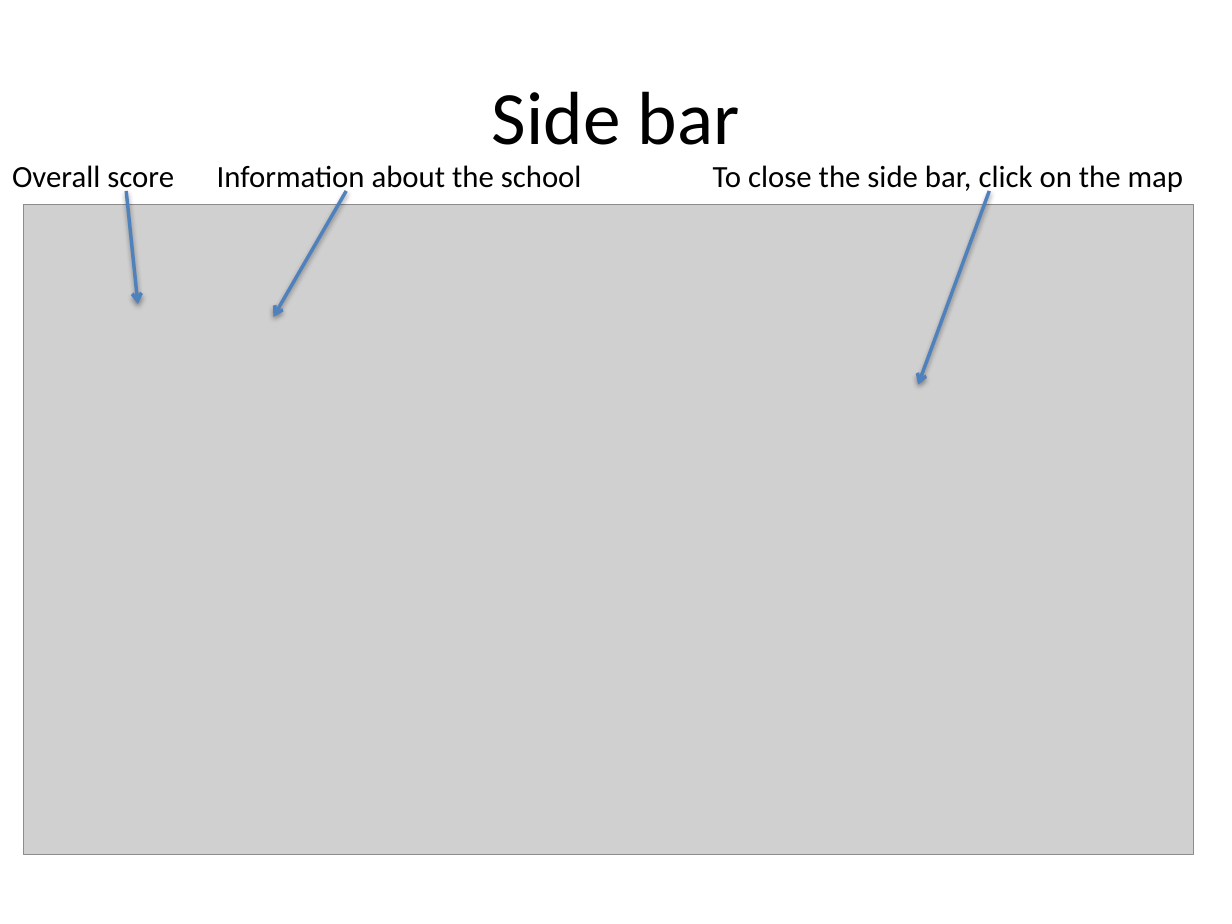
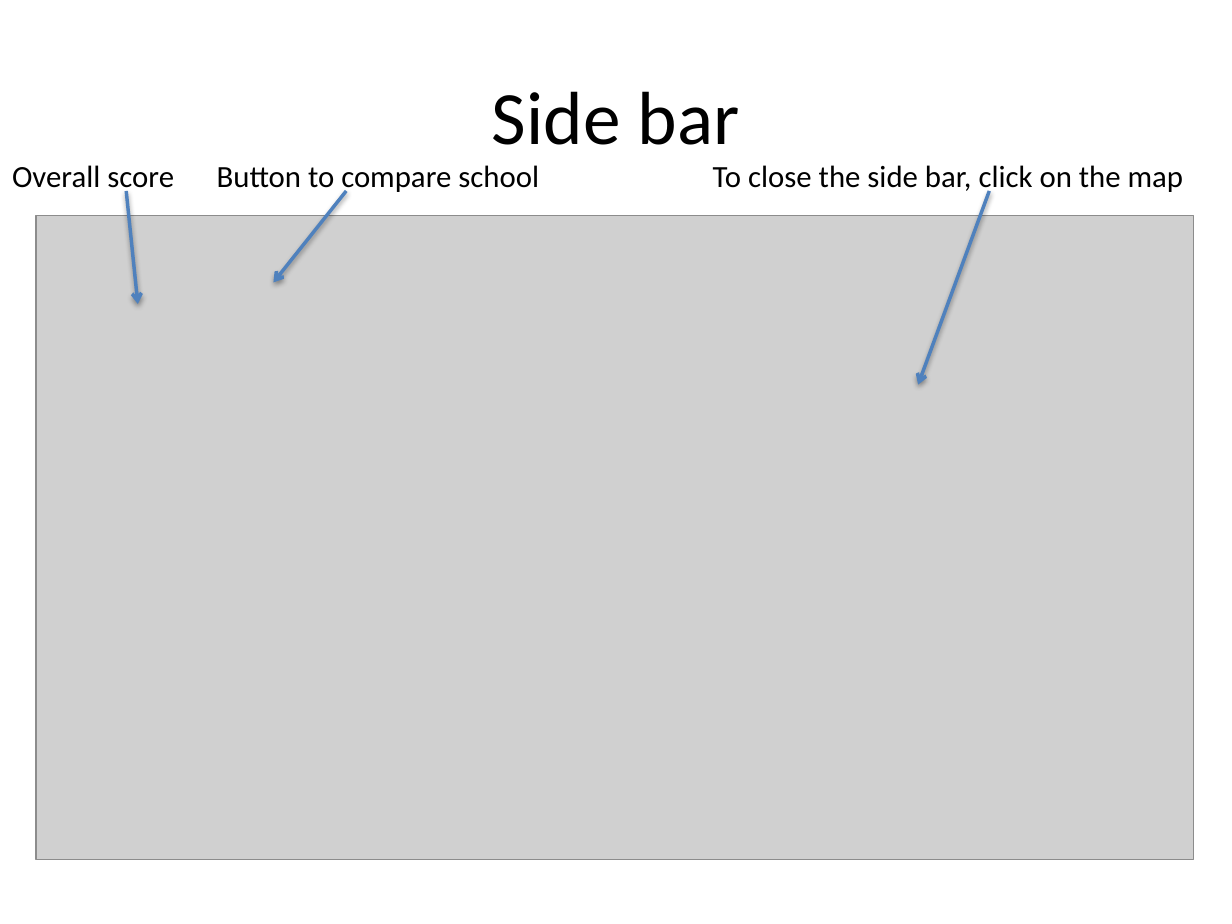
Before and after one commit to vince-xie/College-Costs, a slide deck: slide 6 of DatabasesProject.pptx. Drawn at 1232x924 pixels with LibreOffice and Linux fonts; fonts in the diff are those of the drawing; grey boxes stand for pictures. Boxes give left, top, right and bottom in pixels: in the first picture for what was removed or moved away, otherwise in the second. Text is boxed around its words. In the diff, an @@ line names an element or a change of style, - is before the commit and + after.

```diff
--- a/DatabasesProject.pptx
+++ b/DatabasesProject.pptx
@@ text at bbox=[217, 165, 539, 195]: text changed @@
-Information about the school
+Button to compare school
@@ arrow moved from (346, 191) - (274, 317) to (346, 191) - (274, 282) @@
@@ picture: place and size @@
-picture at bbox=[23, 205, 1194, 855]
+picture at bbox=[36, 216, 1193, 859]
```
Also in this commit, not shown: 4 other slides changed, 5 slides added, 3 other files.
